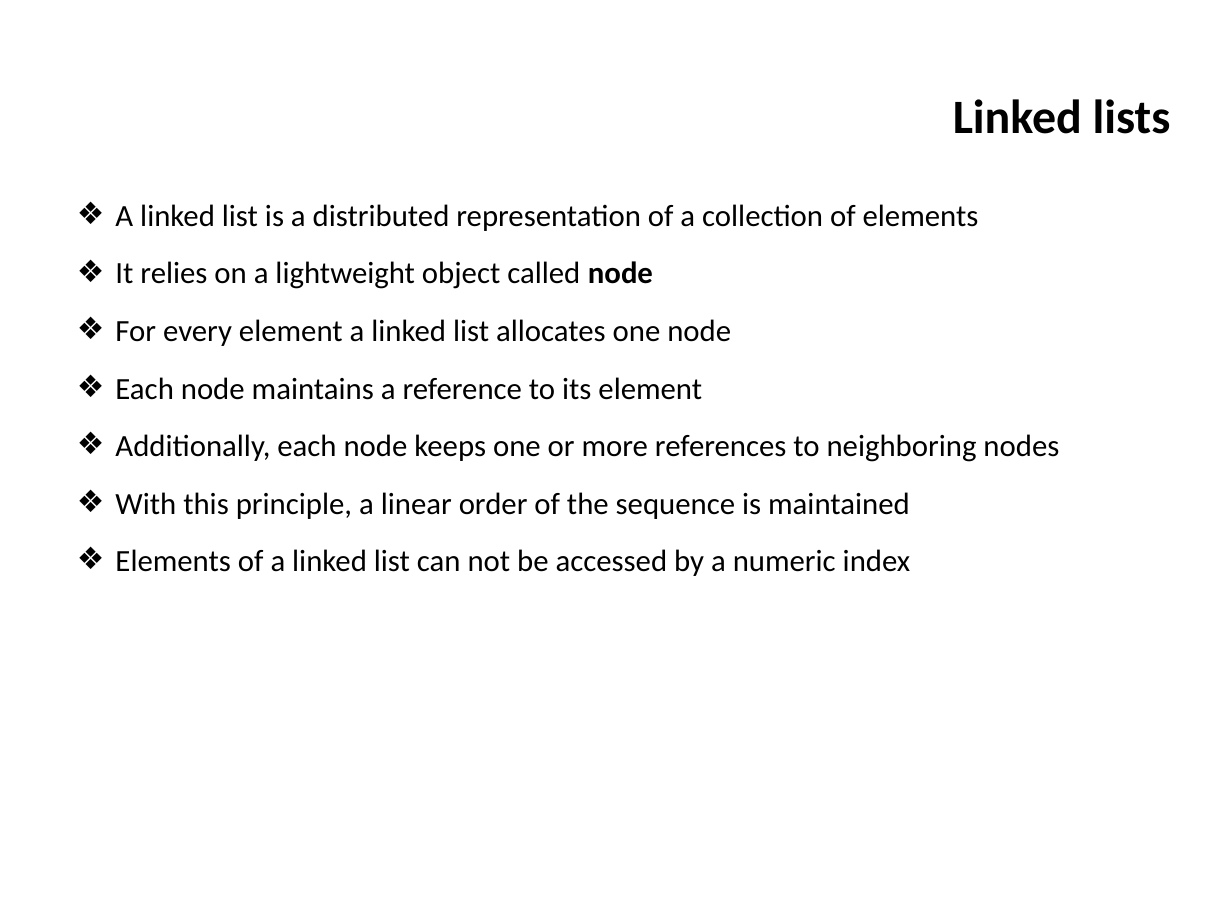
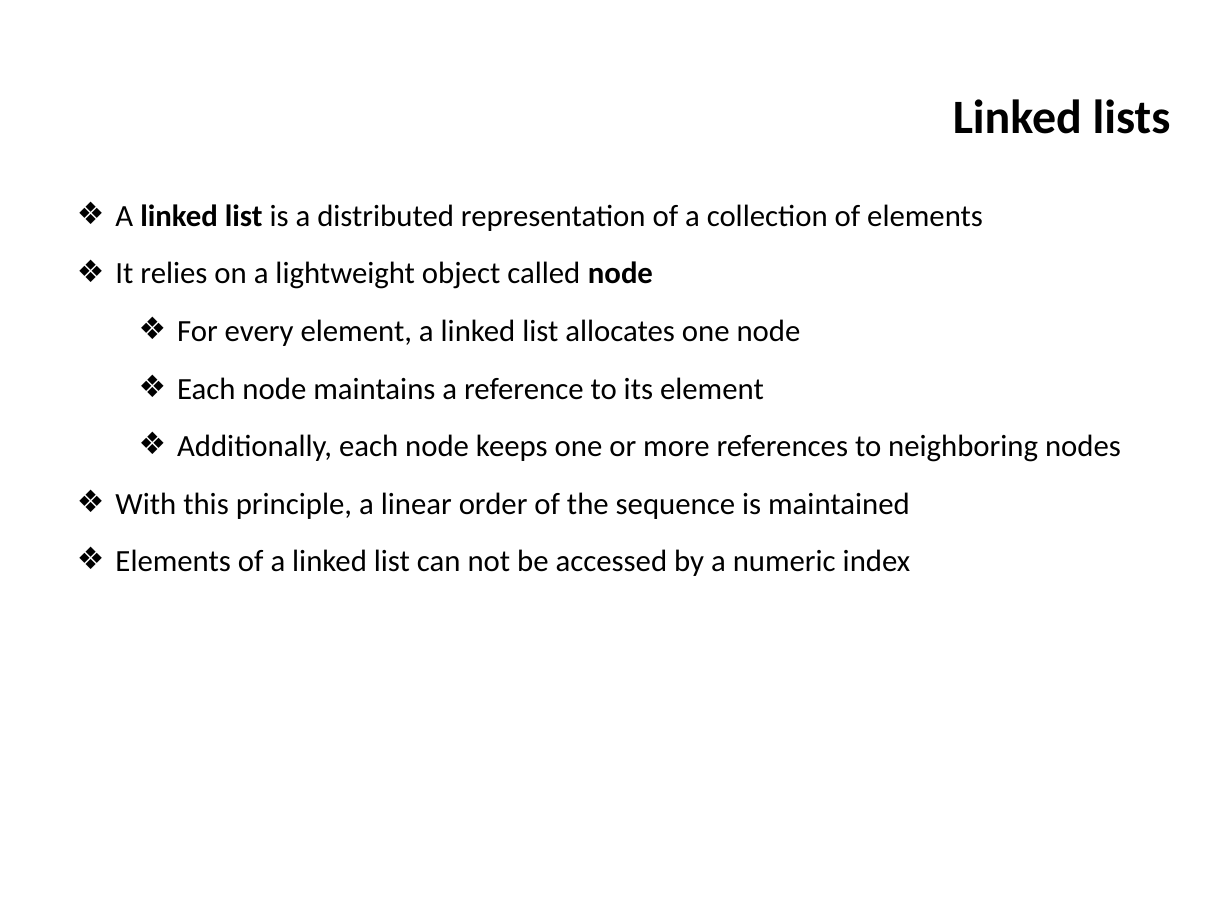
Before and after one commit to ifromm/dsa, a slide deck: slide 5 of slides/unit_4_elementary_ds.pptx. Drawn at 1232x924 pixels with LibreOffice and Linux fonts; fonts in the diff are those of the drawing; background and template pictures are left out. Boxes give left, top, right and bottom in pixels: in the first picture for what was removed or moved away, otherwise in the second. Text is boxed around its words. In the diff, an @@ line names an element or a change of style, - is before the commit and + after.

```diff
--- a/slides/unit_4_elementary_ds.pptx
+++ b/slides/unit_4_elementary_ds.pptx
@@ text at [115,204,1121,462]: bold on in "linked list"; list level 1 to 2 in "Each node maintains a reference ..."; list level 1 to 2 in "Additionally, each node keeps one ..." @@
@@ text at [177,319,801,346]: text changed @@
-❖ For every element a linked list allocates one node
+  ❖ For every element, a linked list allocates one node
```
Also in this commit, not shown: 5 other files.
